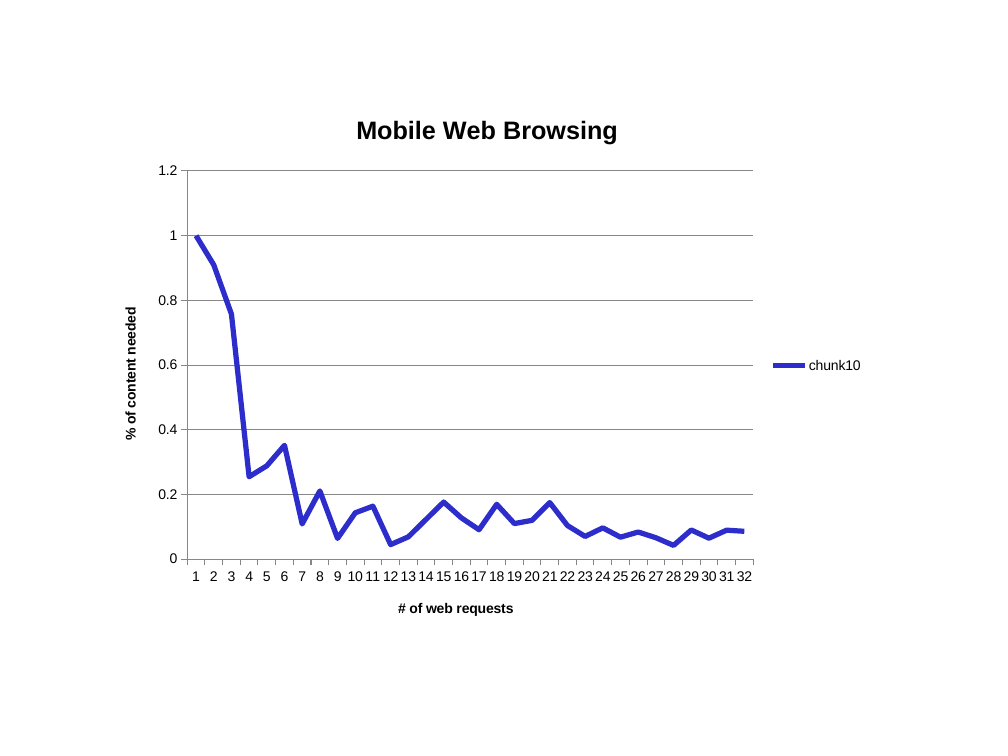
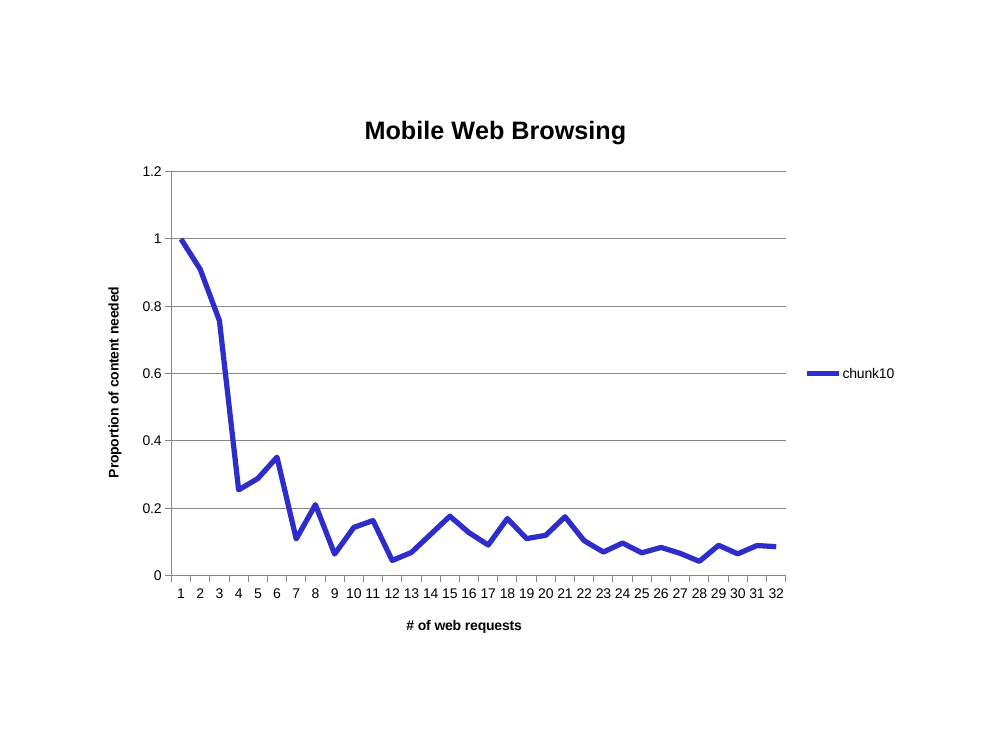
Before and after one commit to masomel/big-data-project, a slide deck: slide 13 of paper/Presentation_May17_Final.pptx. Drawn at 1008x756 pixels with LibreOffice and Linux fonts; fonts in the diff are those of the drawing; background and template pictures are left out. Boxes give left, top, right and bottom in pixels: in the first picture for what was removed or moved away, otherwise in the second. Text is boxed around its words. In the diff, an @@ line names an element or a change of style, - is before the commit and + after.

Commit message:
stuff

```diff
--- a/paper/Presentation_May17_Final.pptx
+++ b/paper/Presentation_May17_Final.pptx
@@ line chart at (84,93,907,655) @@
@@ value axis title "% of content needed" to "Proportion of content needed" @@
@@ line chart: place and size @@
-line chart at (101,93,874,639)
+line chart at (84,93,907,655)
```
Also in this commit, not shown: 1 slide added, 1 slide removed.
